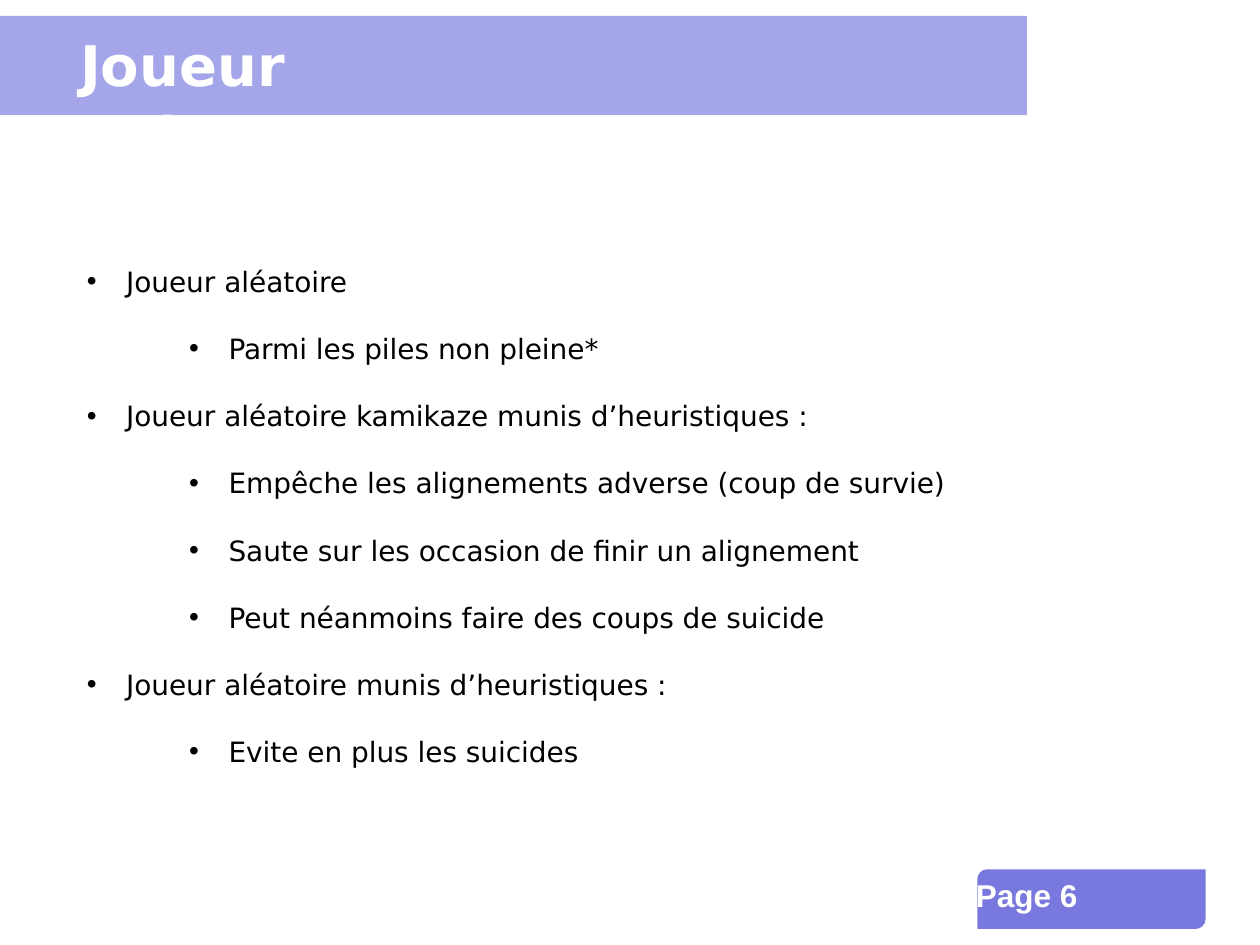
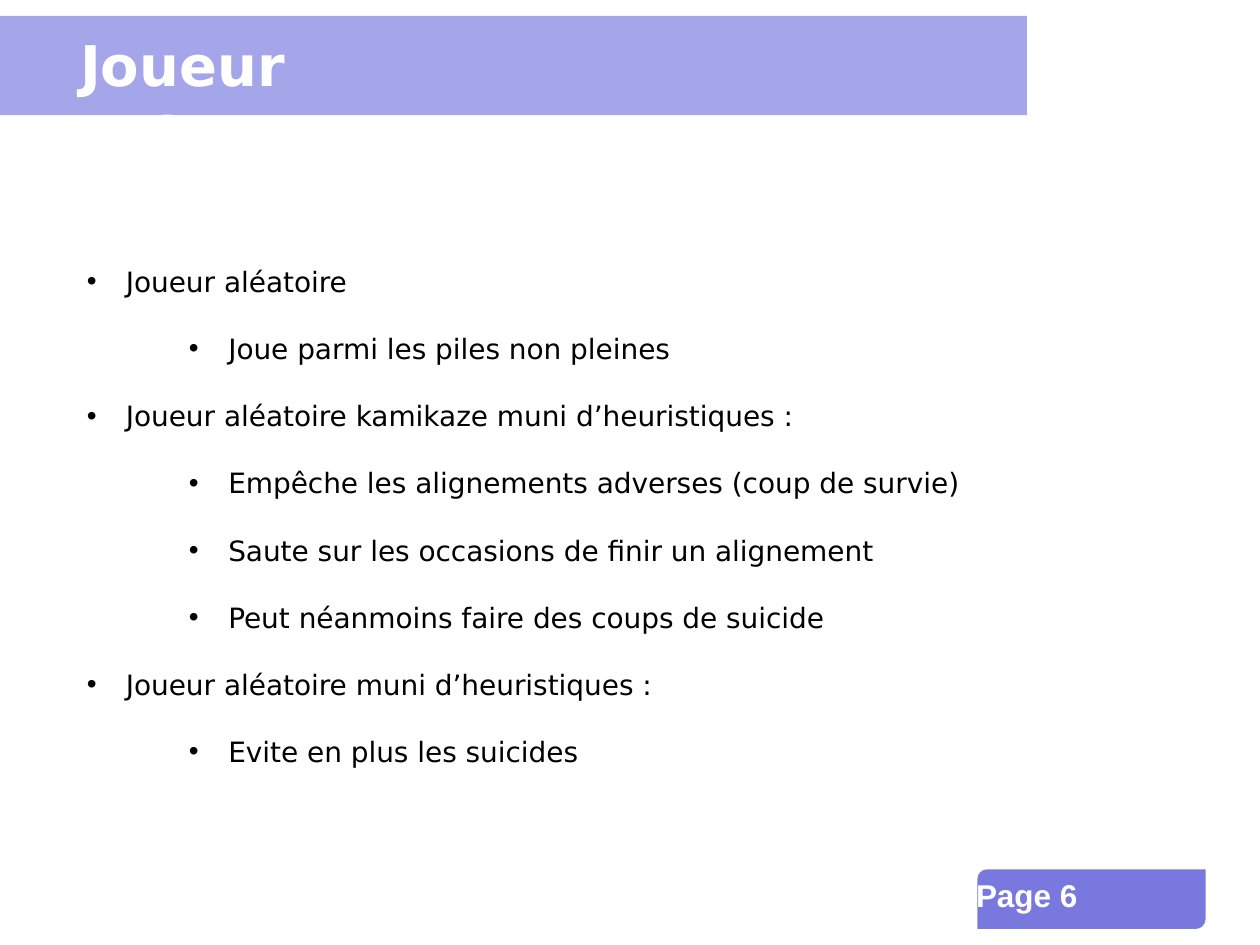
Before and after one commit to INSA-4IF-H4404-2013-2014/Connect-Four, a slide deck: slide 6 of presentation.ppt. Drawn at 1260x945 pixels with LibreOffice and Linux fonts; fonts in the diff are those of the drawing; background and template pictures are left out. Boxes give left, top, right and bottom in pixels: in the first picture for what was removed or moved away, otherwise in the second. Text is boxed around its words. In the diff, an @@ line names an element or a change of style, - is before the commit and + after.

```diff
--- a/presentation.ppt
+++ b/presentation.ppt
@@ text at box(126, 269, 824, 768): indent changed @@
@@ text at box(126, 337, 959, 567): text changed @@
-  • Parmi les piles non pleine*
-• Joueur aléatoire kamikaze munis d’heuristiques :
-  • Empêche les alignements adverse (coup de survie)
-  • Saute sur les occasion de finir un alignement
+  • Joue parmi les piles non pleines
+• Joueur aléatoire kamikaze muni d’heuristiques :
+  • Empêche les alignements adverses (coup de survie)
+  • Saute sur les occasions de finir un alignement
@@ text at box(126, 672, 634, 701): text changed @@
-• Joueur aléatoire munis d’heuristiques :
+• Joueur aléatoire muni d’heuristiques :
```
Also in this commit, not shown: 10 other slides changed, 1 other file.
